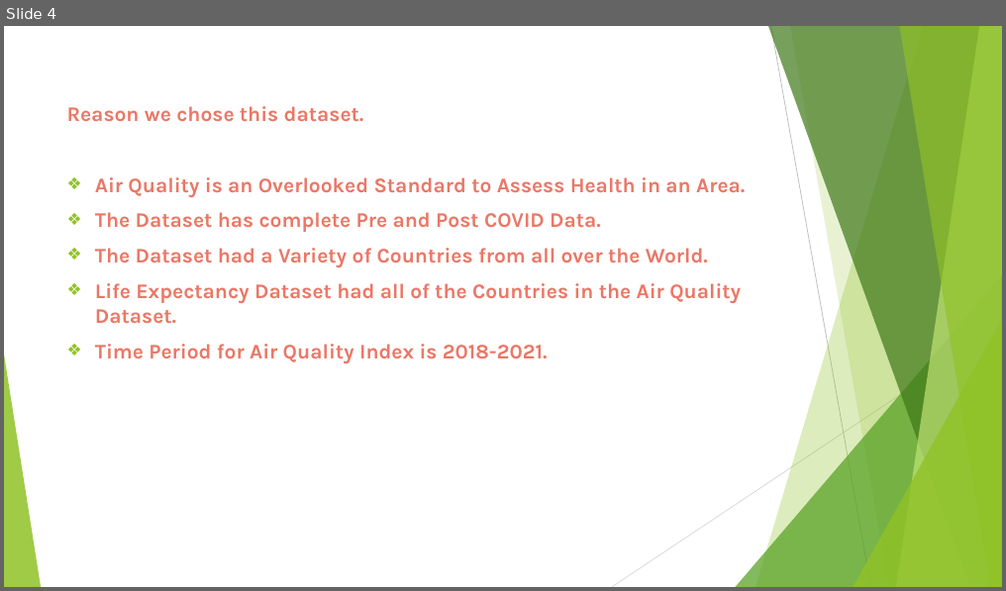
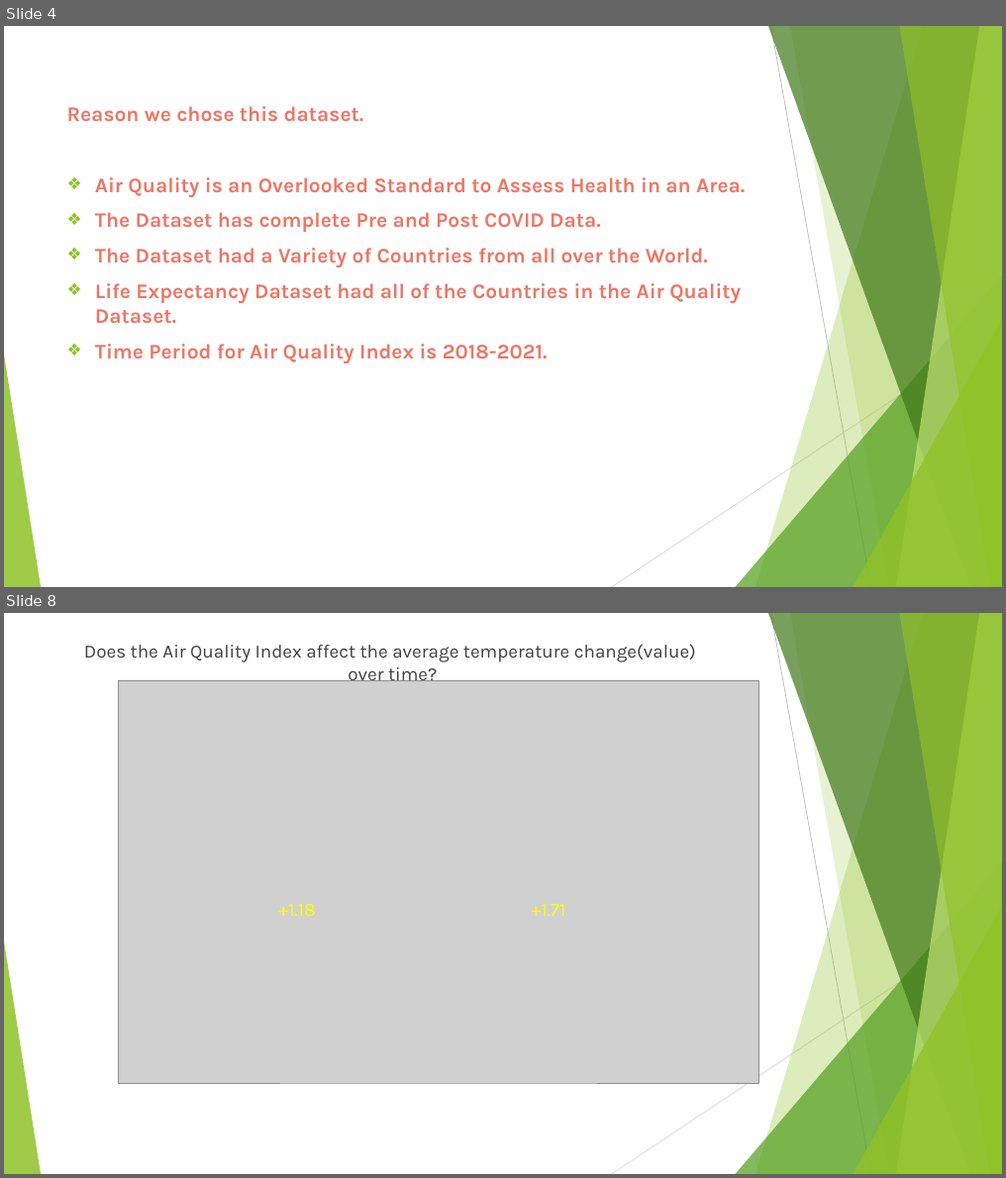
Before and after one commit to Kgyoung01/Project-10, a slide deck: Air Quality Index Analysis by Country.pptx. Shown one above the other, each under a label of ours: slide 4 before the commit, slides 4 and 8 after it; the slides between them are not shown. The pictures are 1006x591 and 1006x1178 pixels, drawn with LibreOffice and Linux fonts; fonts in the diff are those of the drawing; grey boxes stand for pictures. Boxes give left, top, right and bottom in pixels: in the first picture for what was removed or moved away, otherwise in the second. Text is boxed around its words. In the diff, an @@ line names an element or a change of style, - is before the commit and + after.

```diff
--- a/Air Quality Index Analysis by Country.pptx
+++ b/Air Quality Index Analysis by Country.pptx
@@ slide 8 added at box(4, 613, 1002, 1174), background #FFFFFF; not listed: 10 template elements that a slide beside it also shows @@
@@ text added at box(84, 644, 696, 686), 18 pt, text #404040 @@
+Does the Air Quality Index affect the average temperature change(value) over time?
@@ picture added at box(118, 680, 758, 1083) @@
@@ text added at box(278, 904, 315, 916), 18 pt, text #FFFF00 @@
++1.18
@@ text added at box(532, 904, 566, 916), 18 pt, text #FFFF00 @@
++1.71
```
Also in this commit, not shown: 2 slides changed, 6 other slides added.
